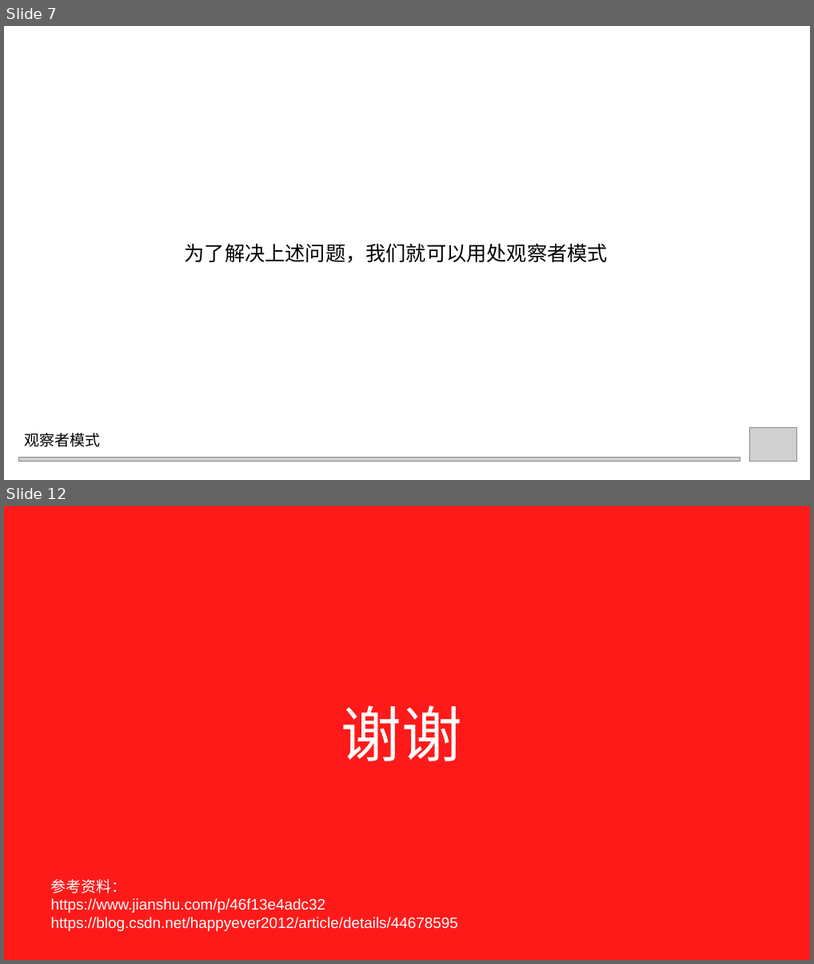
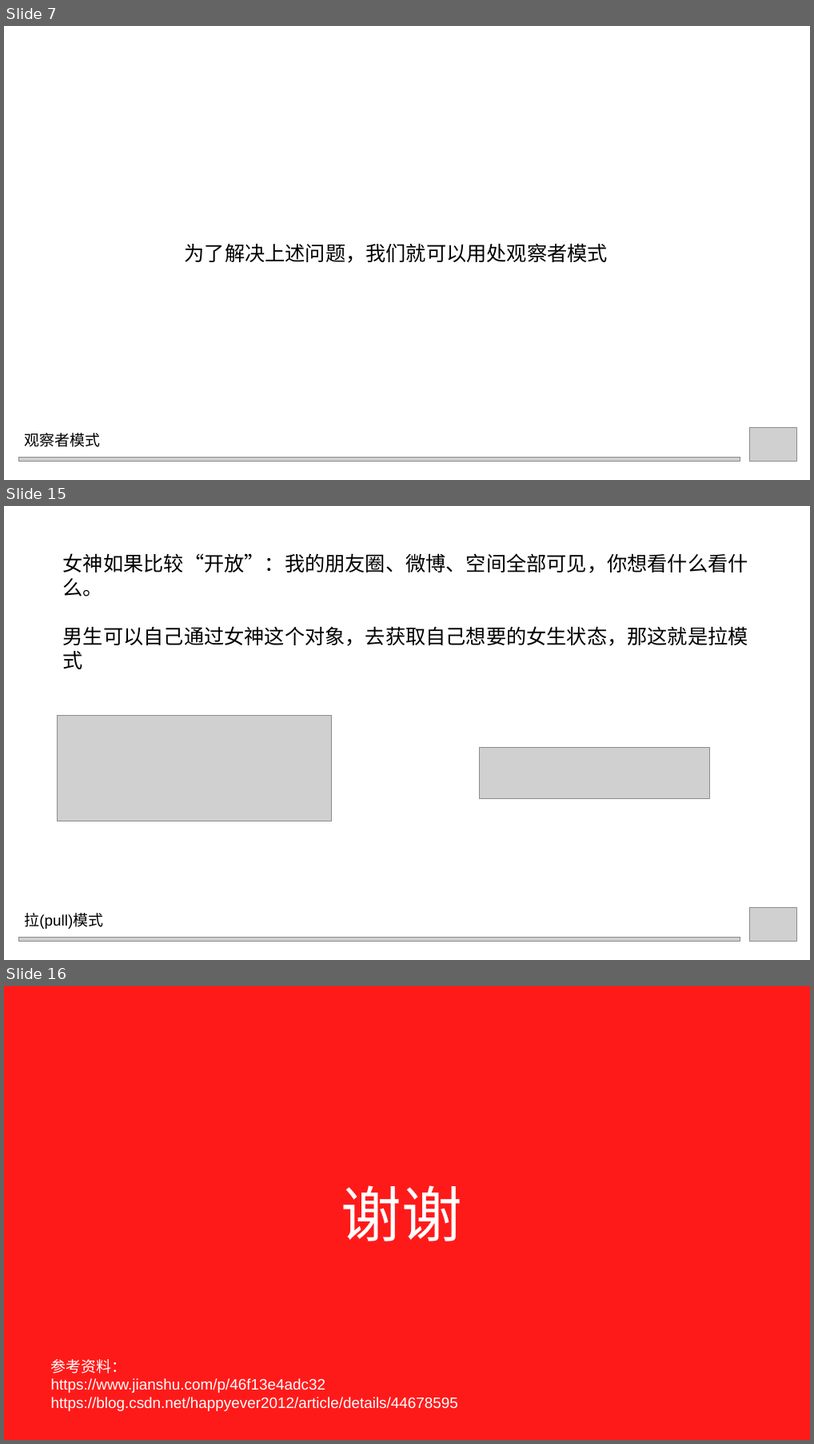
Before and after one commit to lujianzhi/DesignPatterns, a slide deck: ppt/设计模式_观察者模式_卢建至.pptx. Shown one above the other, each under a label of ours: slides 7 and 12 before the commit, slides 7, 15 and 16 after it; the slides between them are not shown. The pictures are 814x964 and 814x1444 pixels, drawn with LibreOffice and Linux fonts; fonts in the diff are those of the drawing; grey boxes stand for pictures. Boxes give left, top, right and bottom in pixels: in the first picture for what was removed or moved away, otherwise in the second. Text is boxed around its words. In the diff, an @@ line names an element or a change of style, - is before the commit and + after.

Commit message:
观察者模式分享demo

```diff
--- a/ppt/设计模式_观察者模式_卢建至.pptx
+++ b/ppt/设计模式_观察者模式_卢建至.pptx
@@ slide 15 added at (4,506,810,960), background #FFFFFF @@
@@ text added at (63,553,749,646), 24 pt, text #000000 @@
+女神如果比较“开放”：我的朋友圈、微博、空间全部可见，你想看什么看什么。
+男生可以自己通过女神这个对象，去获取自己想要的女生状态，那这就是拉模式
@@ picture added at (58,715,332,820) @@
@@ picture added at (479,748,710,798) @@
@@ text added at (25,912,104,928), 18 pt, text #000000 @@
+拉(pull)模式
@@ picture added at (750,908,798,941) @@
@@ picture added at (18,936,741,941) @@
@@ what was slide 12 is now slide 16 @@
```
Also in this commit, not shown: 2 slides changed, 5 other slides added, 2 slides removed, 8 other files.
